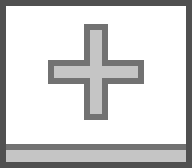
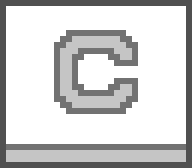
The second 192px x 168px image is a revision of the first. Changes to its layers:
added layer "Layer 2" above "Layer 1" over [48, 24, 144, 120]
